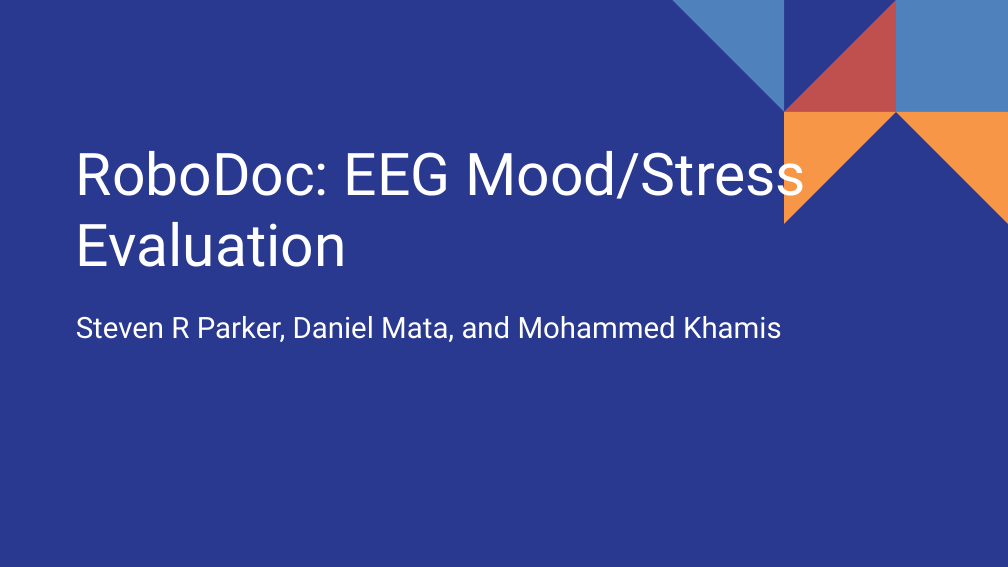
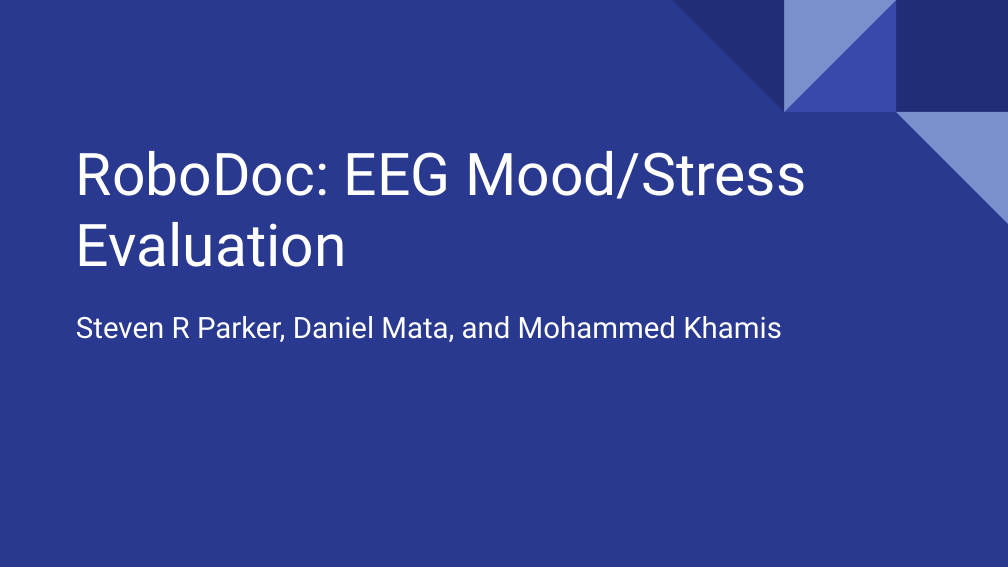
Before and after one commit to Philosophist/RoboDoc, a slide deck: slide 1 of IMU and EEG/EEG Project Presentation.pptx. Drawn at 1008x567 pixels with LibreOffice and Linux fonts; fonts in the diff are those of the drawing. Boxes give left, top, right and bottom in pixels: in the first picture for what was removed or moved away, otherwise in the second. Text is boxed around its words. In the diff, an @@ line names an element or a change of style, - is before the commit and + after.

```diff
--- a/IMU and EEG/EEG Project Presentation.pptx
+++ b/IMU and EEG/EEG Project Presentation.pptx
@@ right triangle at [672, 0, 784, 112]: fill #4F81BD to #212D74 @@
@@ right triangle at [784, 0, 896, 112]: fill #C0504D to #3949AB @@
@@ right triangle added at [784, 0, 896, 112], fill #7890CD @@
@@ rectangle at [896, 0, 1008, 112]: fill #4F81BD to #212D74 @@
@@ right triangle removed at [784, 112, 896, 224] @@
@@ right triangle at [896, 112, 1008, 224]: fill #F79646 to #7890CD @@
```
Also in this commit, not shown: 9 other slides changed.
